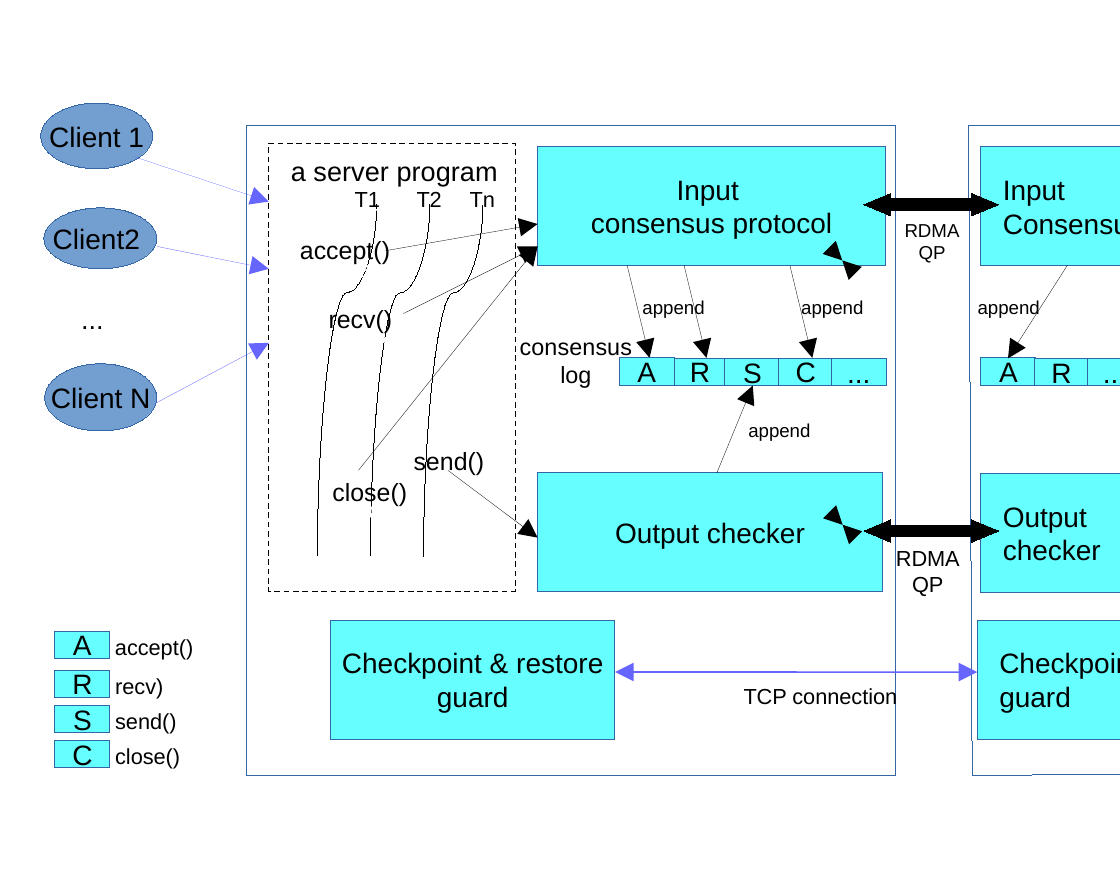
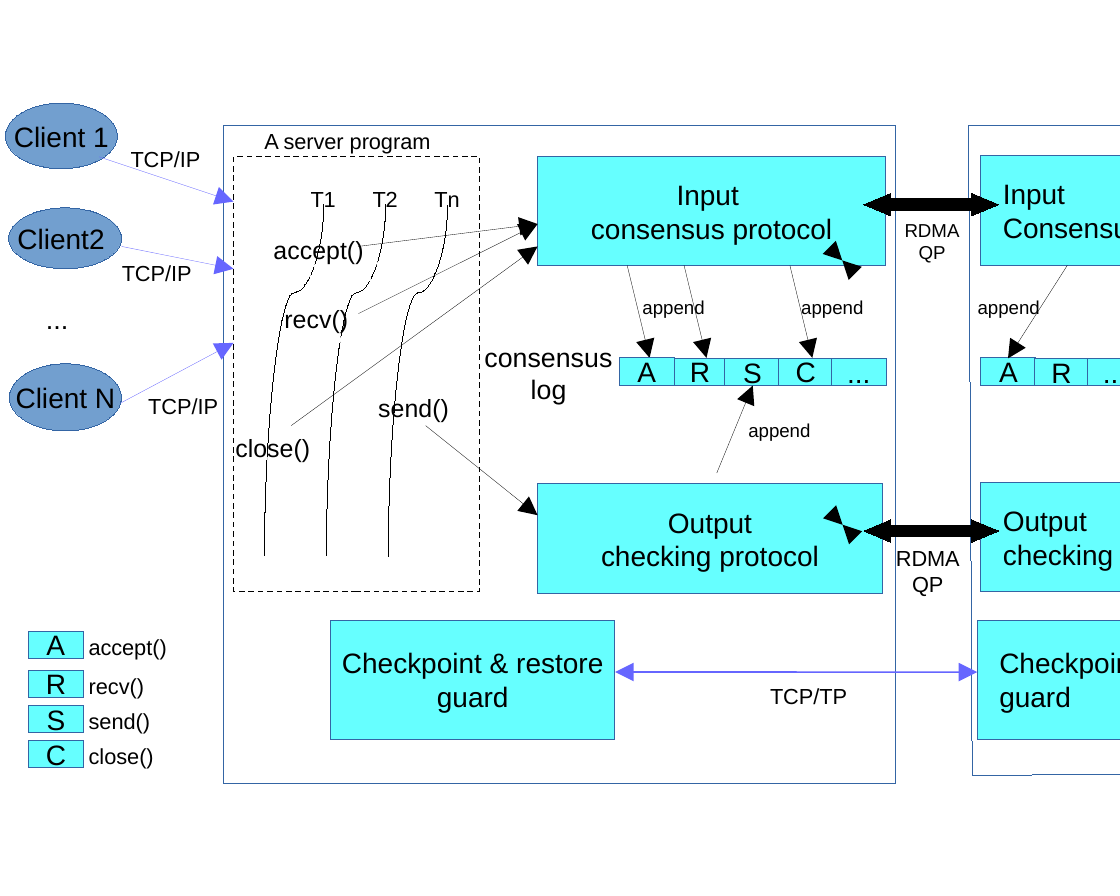
Before and after one commit to MichaelXSChen/RS-paper, a slide deck: slide 1 of figures/arch.odp. Drawn at 1120x896 pixels with LibreOffice and Linux fonts; fonts in the diff are those of the drawing. Boxes give left, top, right and bottom in pixels: in the first picture for what was removed or moved away, otherwise in the second. Text is boxed around its words. In the diff, an @@ line names an element or a change of style, - is before the commit and + after.

```diff
--- a/figures/arch.odp
+++ b/figures/arch.odp
@@ rectangle: place and size @@
-rectangle at bbox=[246, 125, 896, 775]
+rectangle at bbox=[224, 125, 896, 784]
@@ text added at bbox=[264, 134, 431, 154], 7 pt, text #000000 @@
+A server program
@@ text added at bbox=[131, 151, 201, 171], 7 pt, text #000000 @@
+TCP/IP
@@ rectangle: place and size @@
-rectangle at bbox=[269, 143, 515, 591]
+rectangle at bbox=[233, 157, 479, 591]
@@ text in rectangle at bbox=[291, 166, 498, 186]: text removed @@
-a server program
@@ rectangle "Input": place and size @@
-rectangle "Input" at bbox=[538, 146, 885, 264]
+rectangle "Input" at bbox=[538, 157, 885, 267]
@@ rectangle "Input": place and size @@
-rectangle "Input" at bbox=[981, 146, 1120, 264]
+rectangle "Input" at bbox=[981, 155, 1120, 264]
@@ curved line moved from (376, 204) - (318, 556) to (325, 204) - (264, 556) @@
@@ 3 texts, 1 curved line: place and size @@
-3 texts, 1 curved line at bbox=[329, 191, 442, 556]
+3 texts, 1 curved line at bbox=[284, 191, 398, 556]
@@ arrow moved from (385, 251) - (538, 224) to (358, 246) - (538, 224) @@
@@ arrow moved from (403, 314) - (538, 246) to (358, 314) - (538, 224) @@
@@ text added at bbox=[122, 265, 192, 282], 7 pt, text #000000 @@
+TCP/IP
@@ arrow moved from (358, 470) - (538, 246) to (291, 426) - (538, 246) @@
@@ text "consensus": place and size @@
-text "consensus" at bbox=[520, 342, 632, 388]
+text "consensus" at bbox=[484, 352, 612, 404]
@@ text "consensus" at bbox=[484, 352, 612, 404]: size 7.5 to 8.6 pt @@
@@ 3 ellipses, 3 arrows, 2 texts, 1 curved line: place and size @@
-3 ellipses, 3 arrows, 2 texts, 1 curved line at bbox=[40, 103, 495, 556]
+3 ellipses, 3 arrows, 2 texts, 1 curved line at bbox=[4, 103, 459, 556]
@@ text "send()": place and size @@
-text "send()" at bbox=[414, 450, 485, 476]
+text "send()" at bbox=[378, 397, 449, 423]
@@ text added at bbox=[148, 398, 218, 415], 7 pt, text #000000 @@
+TCP/IP
@@ text "close()": place and size @@
-text "close()" at bbox=[332, 481, 407, 507]
+text "close()" at bbox=[235, 437, 310, 463]
@@ arrow moved from (448, 470) - (538, 538) to (426, 426) - (538, 515) @@
@@ rectangle "Output": place and size @@
-rectangle "Output" at bbox=[538, 473, 883, 591]
+rectangle "Output" at bbox=[538, 484, 883, 594]
@@ rectangle "Output": place and size @@
-rectangle "Output" at bbox=[981, 473, 1120, 591]
+rectangle "Output" at bbox=[981, 482, 1120, 591]
@@ text in rectangle at bbox=[1003, 511, 1113, 570]: text changed @@
-Output checker
+Output
+checking protocol
@@ text in rectangle at bbox=[601, 545, 819, 572]: text changed @@
-checker
+checking protocol
@@ text at bbox=[89, 678, 144, 698]: text changed @@
-recv)
+recv()
@@ text at bbox=[770, 688, 847, 705]: text changed @@
-TCP connection
+TCP/TP
@@ 4 rectangles, 4 texts: place and size @@
-4 rectangles, 4 texts at bbox=[54, 239, 390, 769]
+4 rectangles, 4 texts at bbox=[29, 239, 363, 769]
```
Also in this commit, not shown: 1 other file.
